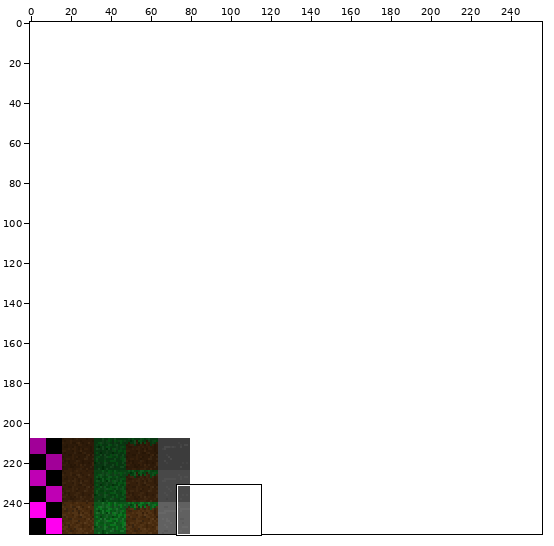
A sprite sheet gets an edit: assets/texture_atlas.png. Above: a wide view before the commit, with the close-up outlined.
Close-up. Before the commit:
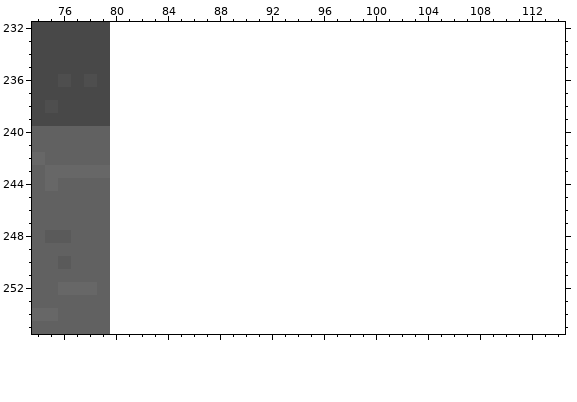
The file is 256x256 pixels. Colours within 5 levels of each other are drawn and written as one. Shown: x 74..114, y 232..255.
New version:
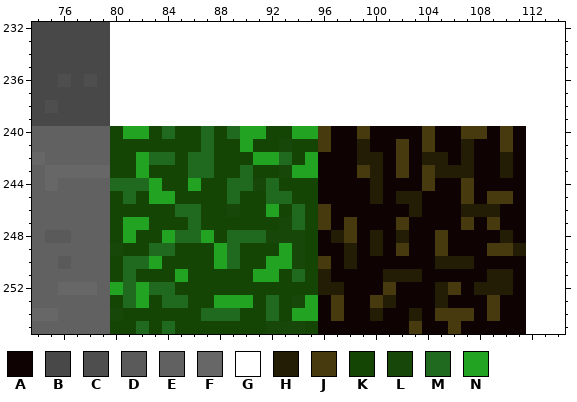
Palette (. is transparent): A #0f0202  B #484848  C #4e4e4e  D #5a5a5a  E #616161  F #676767  G #ffffff  H #241d06  J #473a0e  K #144504  L #18470a  M #1f6a1f  N #22a322
The edit:
y 240: x 80..111 GGGGGGGGGGGGGGGGGGGGGGGGGGGGGGGG -> KNNKMKKMKMNNKKNNJAAJAAAAJAAJJAJA
y 241: x 80..111 GGGGGGGGGGGGGGGGGGGGGGGGGGGGGGGG -> KKKKKKKMKKNKKLKKJAAHAAJAJAAHAAJA
y 242: x 80..111 GGGGGGGGGGGGGGGGGGGGGGGGGGGGGGGG -> KKNMMKMMKKKNNMKNAAAHHAJAHHAHAAHA
y 243: x 80..111 GGGGGGGGGGGGGGGGGGGGGGGGGGGGGGGG -> KKNKKKMMKKMKKLNNAAAJHAJAJHHHAAHA
y 244: x 80..111 GGGGGGGGGGGGGGGGGGGGGGGGGGGGGGGG -> MMMNKKNKKMMLMKKKAAAAHAAAJAAJAAAA
y 245: x 80..111 GGGGGGGGGGGGGGGGGGGGGGGGGGGGGGGG -> KMKNNKKKKMKKMMKKAAAAHAHHAAAJAJJA
y 246: x 80..111 GGGGGGGGGGGGGGGGGGGGGGGGGGGGGGGG -> KKKKKMMKKLKKNKMKJAAAAAAHAAAHHHAA
y 247: x 80..111 GGGGGGGGGGGGGGGGGGGGGGGGGGGGGGGG -> KNNKKKMKKKKKKLMKJAJAAAJAAAAJAJAA
y 248: x 80..111 GGGGGGGGGGGGGGGGGGGGGGGGGGGGGGGG -> KNKKNMMNKMMMLLLKAHJAHAHAAJAAAAHA
y 249: x 80..111 GGGGGGGGGGGGGGGGGGGGGGGGGGGGGGGG -> LKKMMKKKNMKKKNLKAAHAHAJAAJAAAJJH
y 250: x 80..111 GGGGGGGGGGGGGGGGGGGGGGGGGGGGGGGG -> KMMNKKKKNMKKNNLKJAHAAAAAAHHHAAAA
y 251: x 80..111 GGGGGGGGGGGGGGGGGGGGGGGGGGGGGGGG -> KMKKKNKKKKKNNKMKHAAAAHHHAAAAAHHA
y 252: x 80..111 GGGGGGGGGGGGGGGGGGGGGGGGGGGGGGGG -> NMNMMKKKKKKKKKKKHHAAAJAAAHJAHHHA
y 253: x 80..111 GGGGGGGGGGGGGGGGGGGGGGGGGGGGGGGG -> KMNKMMKKNNNKMKLNAJAAJHAAAHAAAJAA
y 254: x 80..111 GGGGGGGGGGGGGGGGGGGGGGGGGGGGGGGG -> LKKKKKKMMMKKMKNNAJAAHAAHAJJJAJAA
y 255: x 80..111 GGGGGGGGGGGGGGGGGGGGGGGGGGGGGGGG -> KKMKMKKKKKKKLLLKAAAAAAAJAAJAAAAA
Where, in picture pixels (left, top, right, bottom), the same in both close-ups:
changed: (110, 126, 526, 334)
